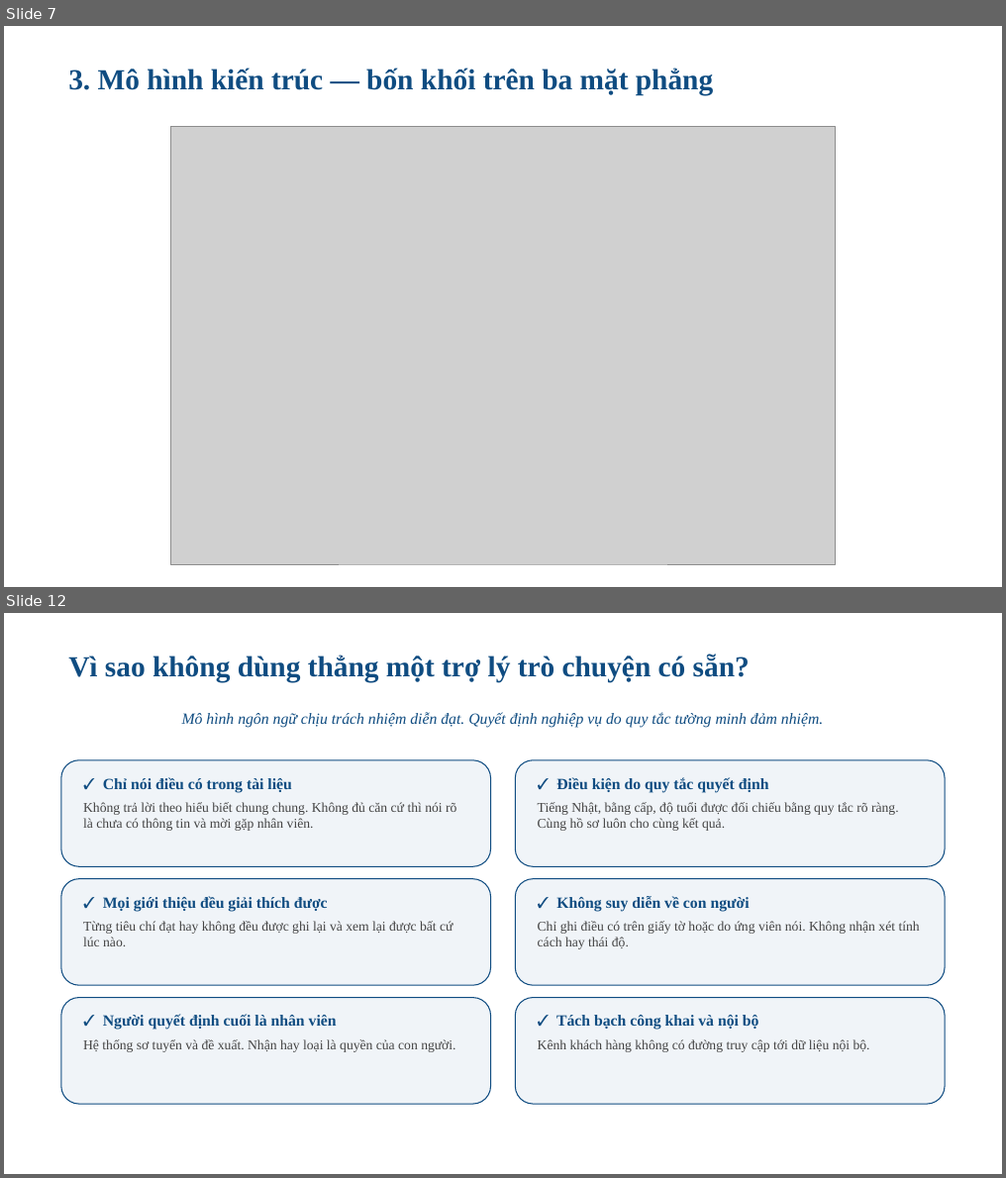
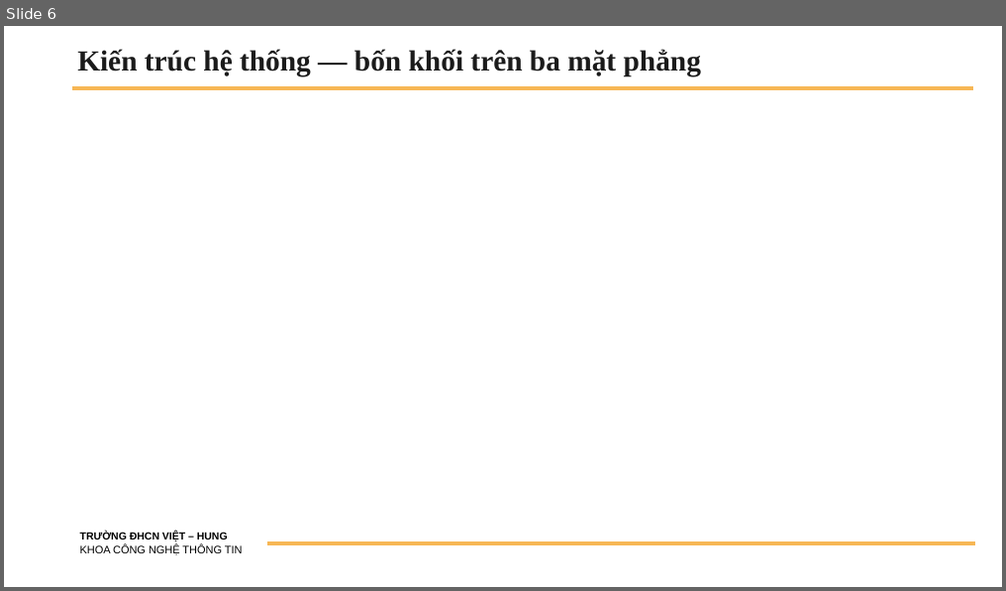
Before and after one commit to Hduc2412/Web-XKLD, a slide deck: tailieu/BaoCao_TienDo_DATN_HoangMinhDuc_2200583.pptx. Shown one above the other, each under a label of ours: slides 7 and 12 before the commit, slide 6 after it; the slides between them are not shown. The pictures are 1006x1178 and 1006x591 pixels, drawn with LibreOffice and Linux fonts; fonts in the diff are those of the drawing; grey boxes stand for pictures; background and template pictures are left out. Boxes give left, top, right and bottom in pixels: in the first picture for what was removed or moved away, otherwise in the second. Text is boxed around its words. In the diff, an @@ line names an element or a change of style, - is before the commit and + after.

```diff
--- a/tailieu/BaoCao_TienDo_DATN_HoangMinhDuc_2200583.pptx
+++ b/tailieu/BaoCao_TienDo_DATN_HoangMinhDuc_2200583.pptx
@@ slide 12 removed at (x1=4, y1=613, x2=1002, y2=1174), background #FFFFFF @@
@@ text removed at (x1=68, y1=654, x2=749, y2=682) @@
-Vì sao không dùng thẳng một trợ lý trò chuyện có sẵn?
@@ text removed at (x1=182, y1=712, x2=823, y2=728) @@
-Mô hình ngôn ngữ chịu trách nhiệm diễn đạt. Quyết định nghiệp vụ do quy tắc tường minh đảm nhiệm.
@@ rounded rectangle removed at (x1=61, y1=761, x2=491, y2=866) @@
@@ rounded rectangle removed at (x1=515, y1=761, x2=945, y2=866) @@
@@ text removed at (x1=83, y1=777, x2=456, y2=831) @@
-✓ Chỉ nói điều có trong tài liệu
-Không trả lời theo hiểu biết chung chung. Không đủ căn cứ thì nói rõ là chưa có thông tin và mời gặp nhân viên.
@@ text removed at (x1=538, y1=777, x2=899, y2=831) @@
-✓ Điều kiện do quy tắc quyết định
-Tiếng Nhật, bằng cấp, độ tuổi được đối chiếu bằng quy tắc rõ ràng. Cùng hồ sơ luôn cho cùng kết quả.
@@ rounded rectangle removed at (x1=61, y1=878, x2=491, y2=985) @@
@@ rounded rectangle removed at (x1=515, y1=878, x2=945, y2=985) @@
@@ text removed at (x1=83, y1=896, x2=452, y2=947) @@
-✓ Mọi giới thiệu đều giải thích được
-Từng tiêu chí đạt hay không đều được ghi lại và xem lại được bất cứ lúc nào.
@@ text removed at (x1=538, y1=896, x2=920, y2=950) @@
-✓ Không suy diễn về con người
-Chỉ ghi điều có trên giấy tờ hoặc do ứng viên nói. Không nhận xét tính cách hay thái độ.
@@ rounded rectangle removed at (x1=61, y1=998, x2=491, y2=1104) @@
@@ rounded rectangle removed at (x1=515, y1=998, x2=945, y2=1104) @@
@@ text removed at (x1=83, y1=1014, x2=455, y2=1053) @@
-✓ Người quyết định cuối là nhân viên
-Hệ thống sơ tuyển và đề xuất. Nhận hay loại là quyền của con người.
@@ text removed at (x1=538, y1=1015, x2=870, y2=1053) @@
-✓ Tách bạch công khai và nội bộ
-Kênh khách hàng không có đường truy cập tới dữ liệu nội bộ.
@@ what was slide 7 is now slide 6 @@
@@ slide 6 changed as well @@
@@ title "Kiến trúc hệ thống — ..." at (x1=77, y1=49, x2=701, y2=76): vertical alignment top to middle @@
@@ title at (x1=77, y1=49, x2=701, y2=76): text changed; text colour #0F4C81 to #1B1B1B @@
-3. Mô hình kiến trúc — bốn khối trên ba mặt phẳng
+Kiến trúc hệ thống — bốn khối trên ba mặt phẳng
@@ line added from (73, 88) to (974, 88), #F7B755 3.75 pt @@
@@ picture removed at (x1=171, y1=127, x2=835, y2=565) @@
@@ text added at (x1=80, y1=532, x2=243, y2=556), 10.5 pt, text #000000 @@
+TRƯỜNG ĐHCN VIỆT – HUNG
+KHOA CÔNG NGHỆ THÔNG TIN
@@ line added from (267, 544) to (975, 544), #F7B755 3.75 pt @@
```
Also in this commit, not shown: 1 other slide changed, 8 slides added, 11 other slides removed.
